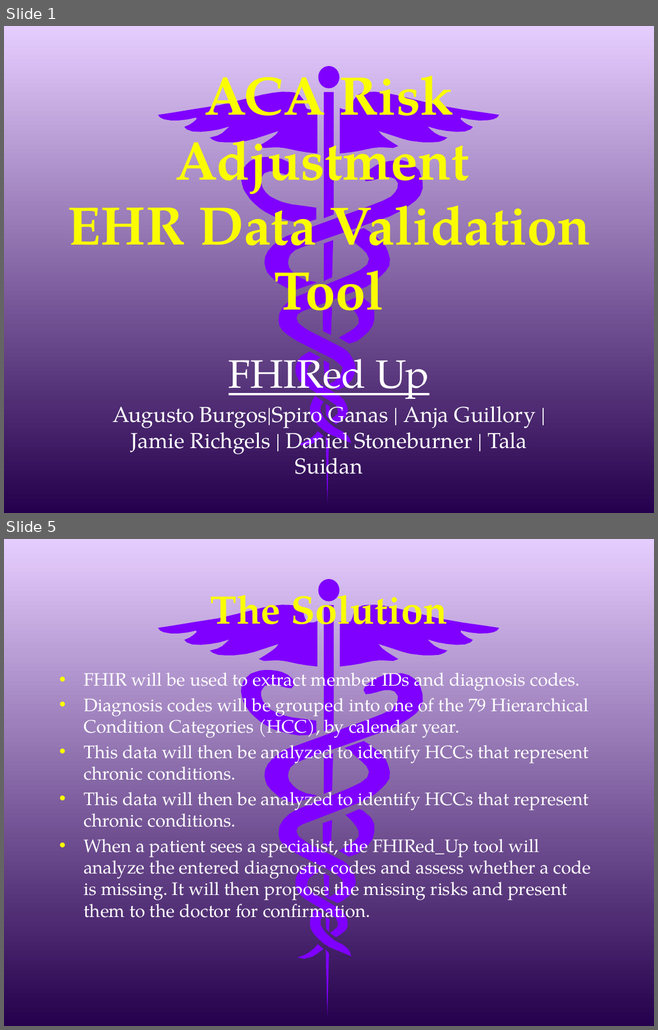
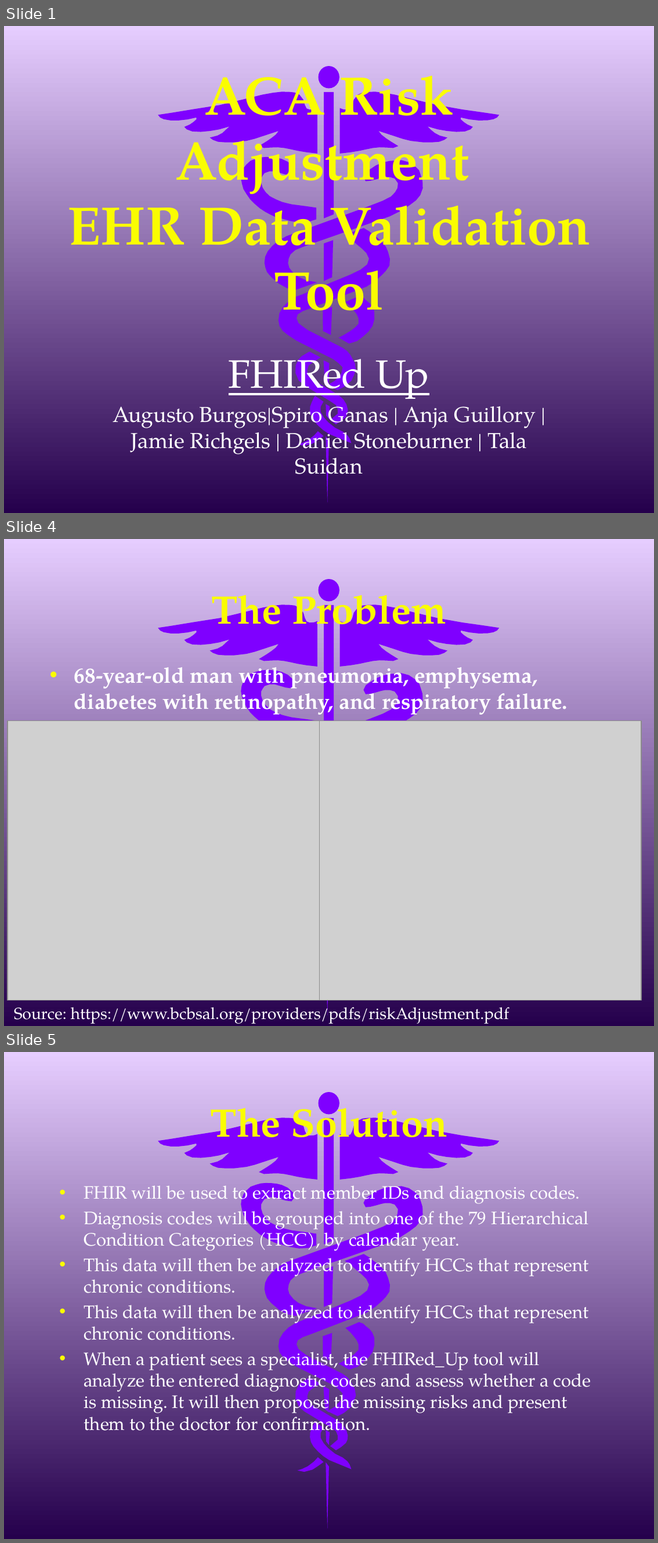
Before and after one commit to AnjaGuillory/FHIRED_Up, a slide deck: Team Deliverable 1/ACA Risk Adjustment EHR Enhancement.pptx. Shown one above the other, each under a label of ours: slides 1 and 5 before the commit, slides 1, 4 and 5 after it; the slides between them are not shown. The pictures are 658x1030 and 658x1543 pixels, drawn with LibreOffice and Linux fonts; fonts in the diff are those of the drawing; grey boxes stand for pictures. Boxes give left, top, right and bottom in pixels: in the first picture for what was removed or moved away, otherwise in the second. Text is boxed around its words. In the diff, an @@ line names an element or a change of style, - is before the commit and + after.

```diff
--- a/Team Deliverable 1/ACA Risk Adjustment EHR Enhancement.pptx
+++ b/Team Deliverable 1/ACA Risk Adjustment EHR Enhancement.pptx
@@ slide 4 added at (4,539,654,1026), background gradient #E6CDFF to #4B0097; not listed: 11 template elements that a slide beside it also shows @@
@@ title added at (211,582,446,638), 44 pt, text #FAFD00, bold @@
+The Problem
@@ text added at (74,660,567,716), 24 pt, text #FFFFFF, bold @@
+• 68-year-old man with pneumonia, emphysema, diabetes with retinopathy, and respiratory failure.
@@ picture added at (7,721,319,1000) @@
@@ picture added at (319,721,641,1000) @@
@@ text added at (14,1002,509,1024), 18 pt, text #FFFFFF @@
+Source: https://www.bcbsal.org/providers/pdfs/riskAdjustment.pdf
```
Also in this commit, not shown: 6 slides changed, 1 other slide added, 1 slide removed, 2 other files.
